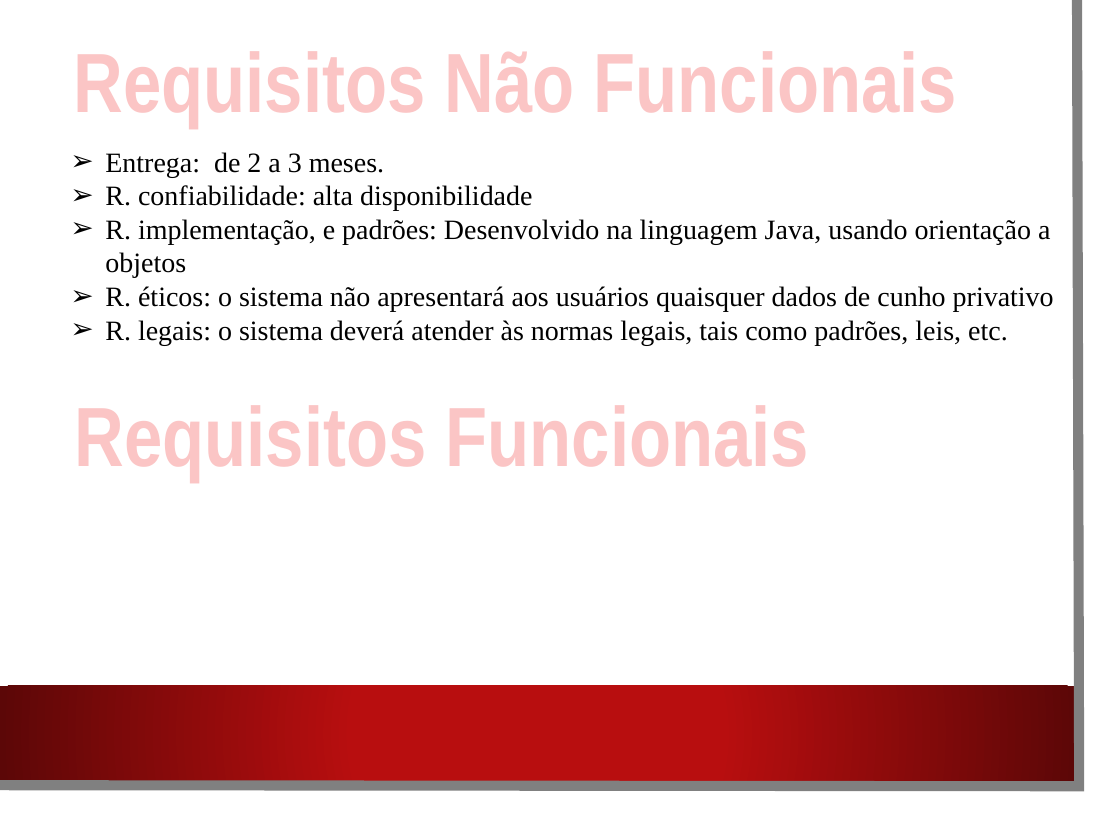
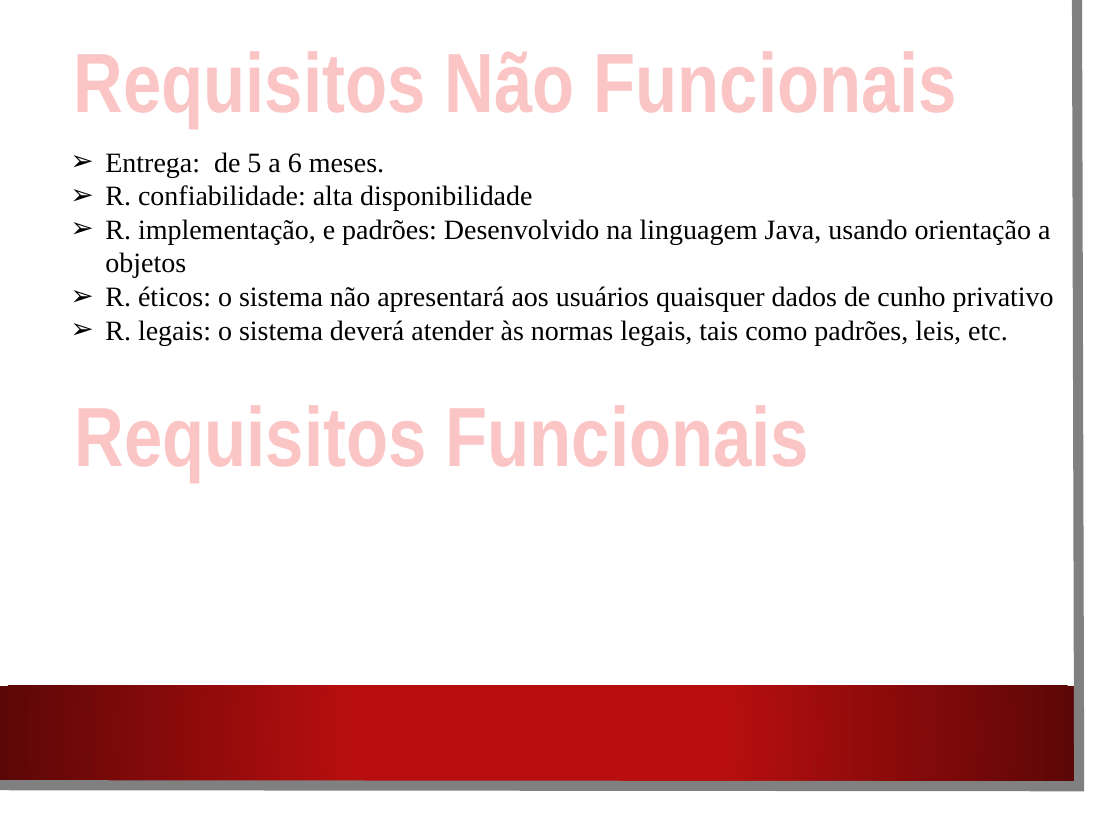
Before and after one commit to CarlitonPedrosa/Lan-House---Projeto, a slide deck: slide 3 of Documentacao/trabalho_certo.pptx. Drawn at 1120x840 pixels with LibreOffice and Linux fonts; fonts in the diff are those of the drawing; background and template pictures are left out. Boxes give left, top, right and bottom in pixels: in the first picture for what was removed or moved away, otherwise in the second. Text is boxed around its words. In the diff, an @@ line names an element or a change of style, - is before the commit and + after.

```diff
--- a/Documentacao/trabalho_certo.pptx
+++ b/Documentacao/trabalho_certo.pptx
@@ text at [105, 152, 384, 177]: text changed @@
-  ➢ Entrega: de 2 a 3 meses.
+  ➢ Entrega: de 5 a 6 meses.
```
Also in this commit, not shown: 2 other files.
